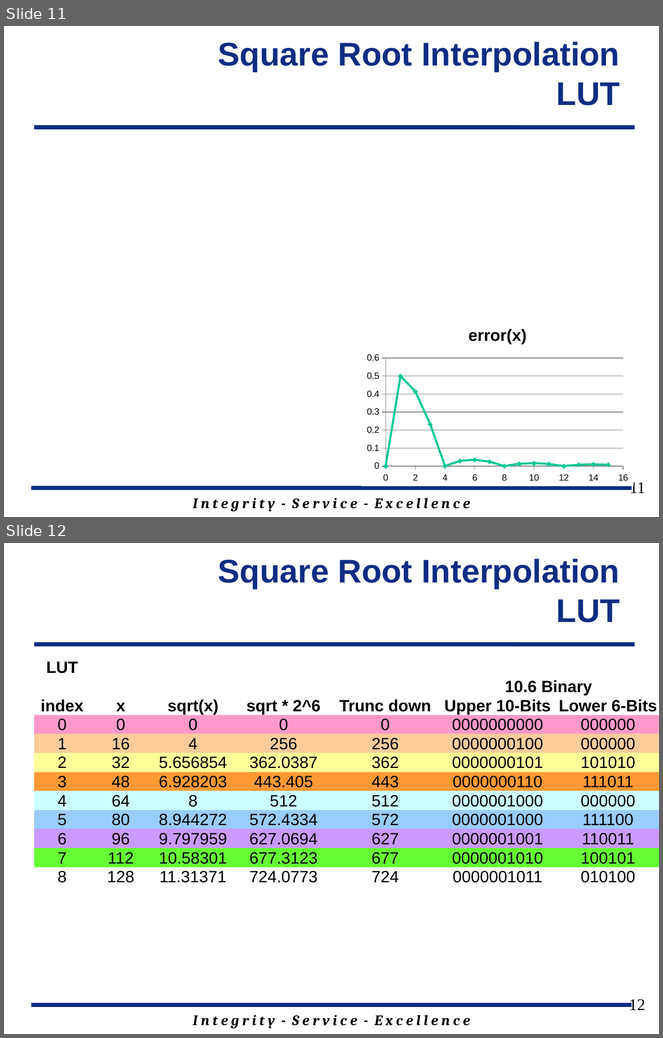
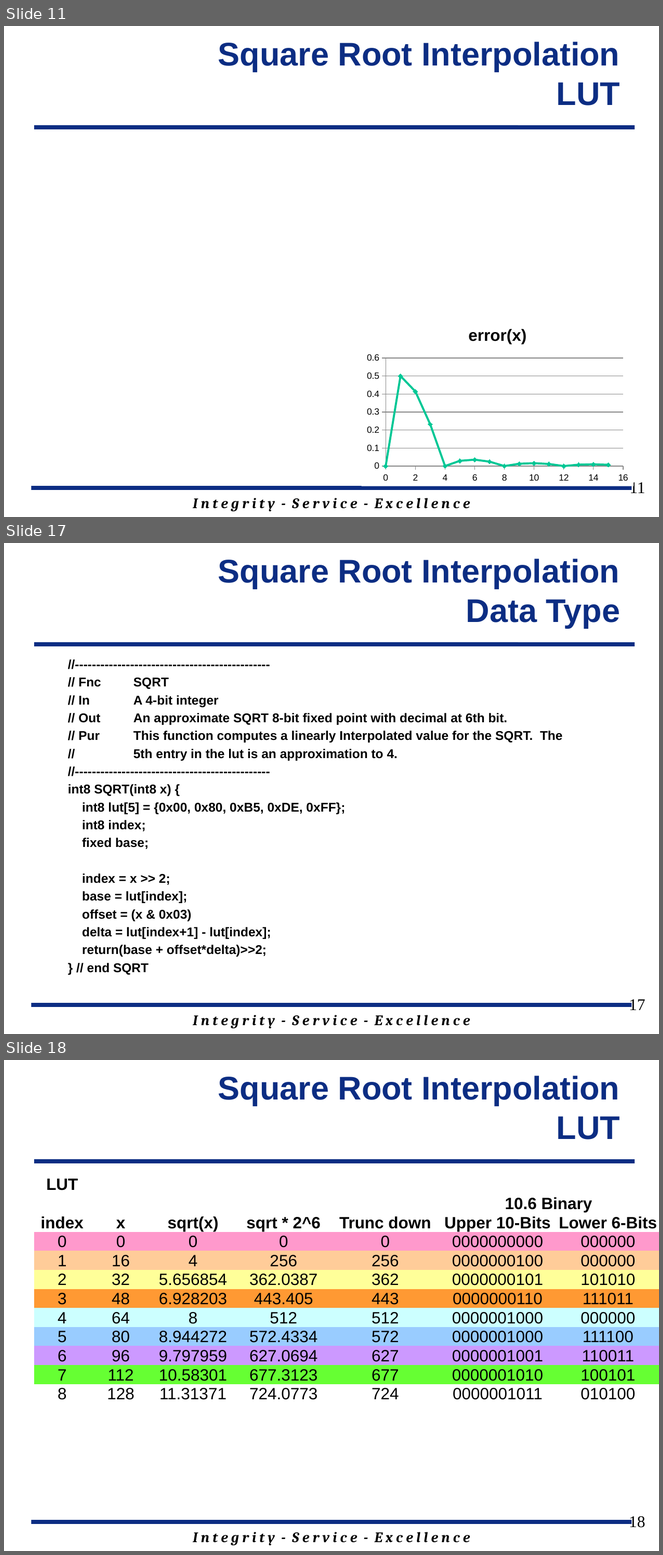
Before and after one commit to jfalkinburg/ECE383_web, a slide deck: lecture/slides/ECE_383_Lec24.pptx. Shown one above the other, each under a label of ours: slides 11 and 12 before the commit, slides 11, 17 and 18 after it; the slides between them are not shown. The pictures are 663x1038 and 663x1555 pixels, drawn with LibreOffice and Linux fonts; fonts in the diff are those of the drawing; background and template pictures are left out. Boxes give left, top, right and bottom in pixels: in the first picture for what was removed or moved away, otherwise in the second. Text is boxed around its words. In the diff, an @@ line names an element or a change of style, - is before the commit and + after.

```diff
--- a/lecture/slides/ECE_383_Lec24.pptx
+++ b/lecture/slides/ECE_383_Lec24.pptx
@@ slide 17 added at bbox=[4, 543, 659, 1034], background #FFFFFF; not listed: 3 template elements that a slide beside it also shows @@
@@ title added at bbox=[218, 559, 620, 628], 36 pt, text #0C2D83, bold @@
+Square Root Interpolation Data Type
@@ text added at bbox=[68, 678, 563, 957], 14 pt, text #000000, bold @@
+//----------------------------------------------
+// Fnc SQRT
+// In A 4-bit integer
+// Out An approximate SQRT 8-bit fixed point with decimal at 6th bit.
+// Pur This function computes a linearly Interpolated value for the SQRT. The
+// 5th entry in the lut is an approximation to 4.
+//----------------------------------------------
+int8 SQRT(int8 x) {
+int8 lut[5] = {0x00, 0x80, 0xB5, 0xDE, 0xFF};
+int8 index;
+fixed base;
+index = x >> 2;
+base = lut[index];
+offset = (x & 0x03)
+delta = lut[index+1] - lut[index];
+return(base + offset*delta)>>2;
+} // end SQRT
@@ page number added at bbox=[629, 1000, 645, 1010], 18 pt, text #000000 @@
+17
@@ what was slide 12 is now slide 18 @@
@@ page number at bbox=[629, 1517, 645, 1528]: text changed @@
-12
+18
```
Also in this commit, not shown: 3 slides changed, 5 other slides added.
